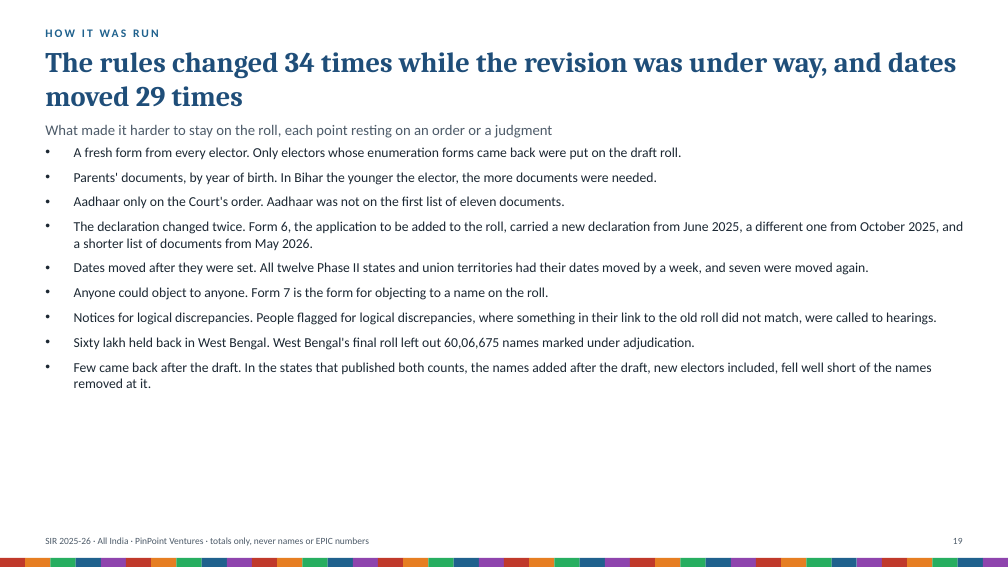
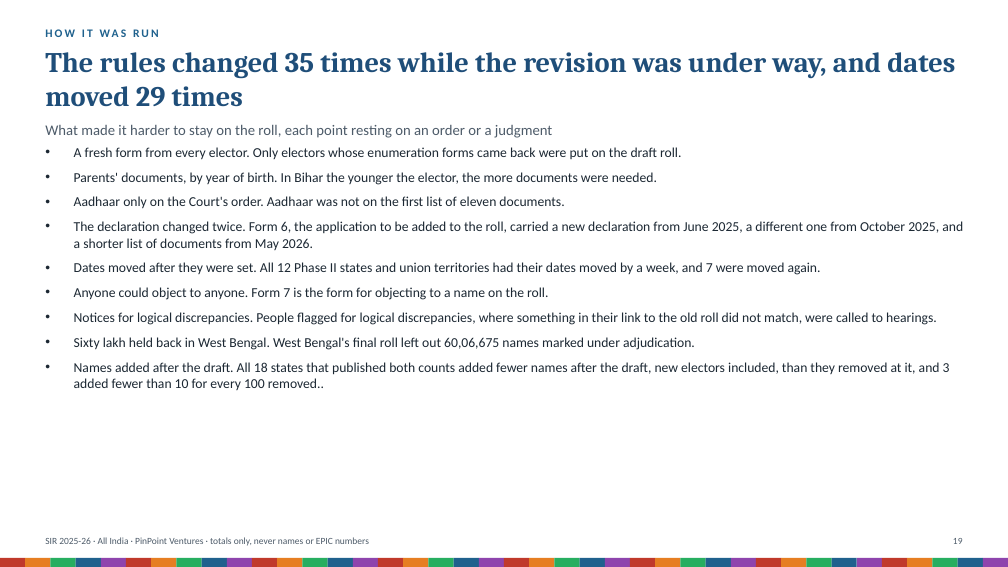
Before and after one commit to Varnasr/INDIA-DATA, a slide deck: slide 19 of reports/sir-india-deck.pptx. Drawn at 1008x567 pixels with LibreOffice and Linux fonts; fonts in the diff are those of the drawing. Boxes give left, top, right and bottom in pixels: in the first picture for what was removed or moved away, otherwise in the second. Text is boxed around its words. In the diff, an @@ line names an element or a change of style, - is before the commit and + after.

```diff
--- a/reports/sir-india-deck.pptx
+++ b/reports/sir-india-deck.pptx
@@ text at bbox=[45, 52, 955, 107]: text changed @@
-The rules changed 34 times while the revision was under way, and dates moved 29 times
+The rules changed 35 times while the revision was under way, and dates moved 29 times
@@ text at bbox=[74, 262, 821, 275]: text changed @@
-• Dates moved after they were set. All twelve Phase II states and union territories had their dates moved by a week, and seven were moved again.
+• Dates moved after they were set. All 12 Phase II states and union territories had their dates moved by a week, and 7 were moved again.
@@ text at bbox=[74, 362, 950, 390]: text changed @@
-• Few came back after the draft. In the states that published both counts, the names added after the draft, new electors included, fell well short of the names removed at it.
+• Names added after the draft. All 18 states that published both counts added fewer names after the draft, new electors included, than they removed at it, and 3 added fewer than 10 for every 100 removed..
```
Also in this commit, not shown: 9 other slides changed, 52 other files.
